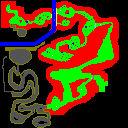
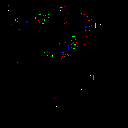
Revision of a layered 128 × 128 image; what changed, layer by layer:
painted on "objects" over (63, 52, 92, 79)
hid "map", painted on it over (0, 0, 119, 128)
